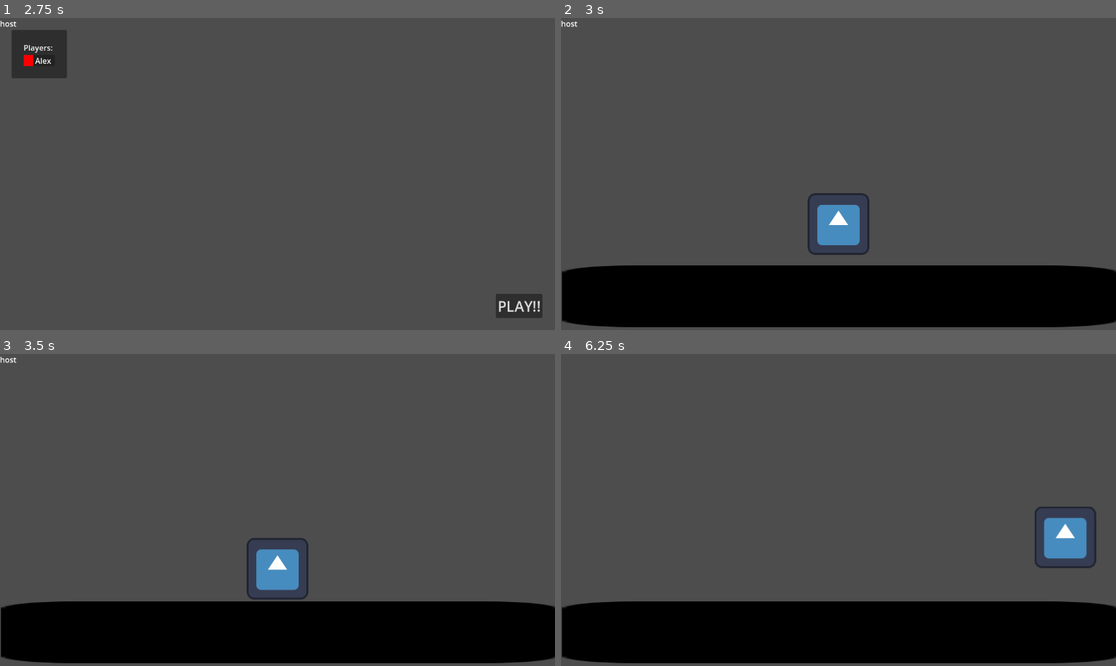
Above: before the commit, frames 1-4 (two rows, left to right).
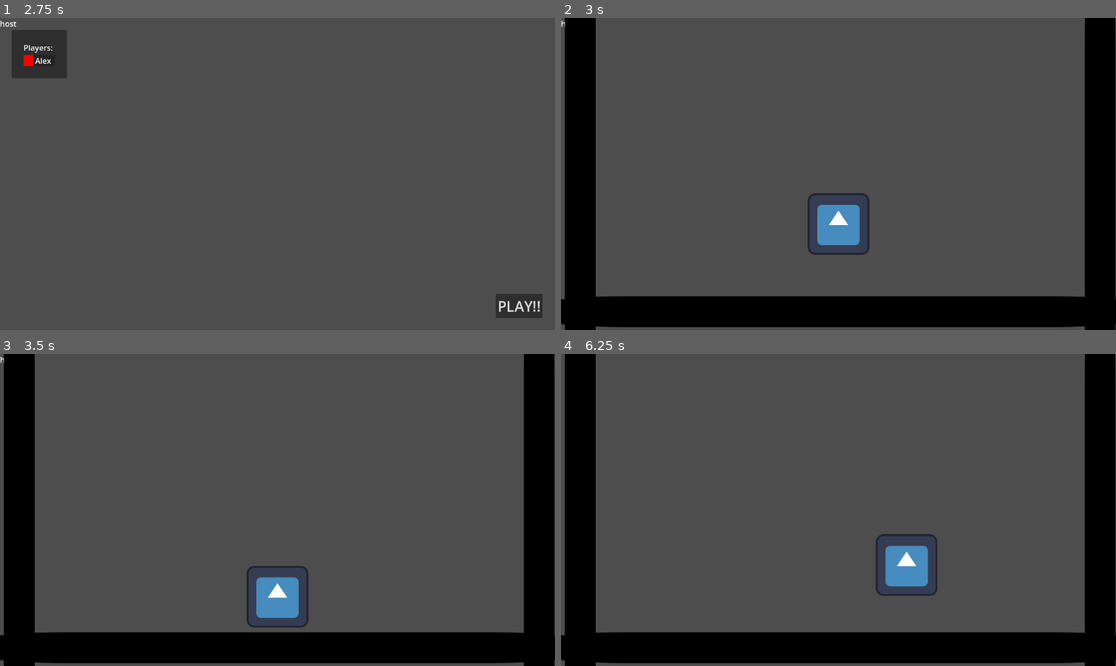
Above: after the commit, the same moments.

Repository: letoro99/CC5409-Taller-Multi
Game: Godot game, scene res://scenes/mainScreen.tscn
The game is run twice, just before and just after one commit, with the same random seed, the same clock (stepped at 60 frames per second) and the same inputs. The engine's default icon, where the game draws it, is replaced by a stand-in: a white triangle on a blue panel in a dark square.
Inputs (mouse positions are in pixels of both pictures, inside the frame that each line leads up to):
- Up to frame 1 (2.75 s): click "PLAY" at 0.5 s; click (277, 158) at 1.27 s; type "Alex" at 1.35 s; click "HOST" at 2 s
- Up to frame 2 (3 s): click "PLAY!!" at 2.75 s
- Up to frame 3 (3.5 s): no input
- Up to frame 4 (6.25 s): hold D (move_right) 3.53-5.03 s; tap W (jump) at 3.77, 4.52, 6.02 s; hold A (move_left) 5.03-5.78 s; hold D (move_right) from 5.78 s (still down)

Frame 1 is identical in both runs. In frame 2, 18% of the frame differs, in the area x 0-100%, y 0-100%; in frame 3, 19%; in frame 4, 21%.
Error before the commit: Cannot call method 'get_unique_id' on a null value. (res://scenes/menus/lobbyScreen.gd:103)
Error after the commit: Cannot call method 'get_unique_id' on a null value. (res://scenes/menus/lobbyScreen.gd:105)

Commit message:
add walls

Diff:
--- a/scenes/game/characters/character.gd
+++ b/scenes/game/characters/character.gd
@@ -3,8 +3,8 @@
 # Constants
 const SPEED = 400.0
 const JUMP_VELOCITY = -400.0
-const ACCELERATION = 30
-const DECELERATION = 5
+const ACCELERATION = 35
+const DECELERATION = 2
 var gravity = ProjectSettings.get_setting("physics/2d/default_gravity")
 
 # Character Variable
--- a/scenes/game/main.tscn
+++ b/scenes/game/main.tscn
@@ -4,22 +4,46 @@
 [ext_resource type="PackedScene" uid="uid://cgmsb2w2b8xoq" path="res://scenes/game/characters/character.tscn" id="2_x0e3i"]
 
 [sub_resource type="RectangleShape2D" id="RectangleShape2D_mv8ea"]
-size = Vector2(1159, 127)
+size = Vector2(1159, 74)
 
 [node name="main" type="Node2D"]
 
+[node name="StaticBody2D3" type="StaticBody2D" parent="."]
+position = Vector2(40, 453)
+rotation = 1.5708
+metadata/_edit_group_ = true
+
+[node name="CollisionShape2D" type="CollisionShape2D" parent="StaticBody2D3"]
+shape = SubResource("RectangleShape2D_mv8ea")
+
+[node name="Sprite2D" type="Sprite2D" parent="StaticBody2D3"]
+modulate = Color(0, 0, 0, 1)
+scale = Vector2(9, 0.5)
+texture = ExtResource("1_rb0hy")
+
 [node name="StaticBody2D" type="StaticBody2D" parent="."]
-position = Vector2(566, 578)
+position = Vector2(576, 610)
 metadata/_edit_group_ = true
 
 [node name="CollisionShape2D" type="CollisionShape2D" parent="StaticBody2D"]
-position = Vector2(12.5, 0.5)
 shape = SubResource("RectangleShape2D_mv8ea")
 
 [node name="Sprite2D" type="Sprite2D" parent="StaticBody2D"]
 modulate = Color(0, 0, 0, 1)
-position = Vector2(14, 0)
-scale = Vector2(9.03125, 1)
+scale = Vector2(9, 0.5)
+texture = ExtResource("1_rb0hy")
+
+[node name="StaticBody2D2" type="StaticBody2D" parent="."]
+position = Vector2(1119, 487)
+rotation = 1.5708
+metadata/_edit_group_ = true
+
+[node name="CollisionShape2D" type="CollisionShape2D" parent="StaticBody2D2"]
+shape = SubResource("RectangleShape2D_mv8ea")
+
+[node name="Sprite2D" type="Sprite2D" parent="StaticBody2D2"]
+modulate = Color(0, 0, 0, 1)
+scale = Vector2(9, 0.5)
 texture = ExtResource("1_rb0hy")
 
 [node name="character" parent="." instance=ExtResource("2_x0e3i")]
--- a/scenes/menus/lobbyScreen.gd
+++ b/scenes/menus/lobbyScreen.gd
@@ -65,6 +65,8 @@
 func _on_peer_connected(id: int) -> void:
 	Debug.print("peer_connected %d" % id)
 	rpc_id(id, "send_info", { "name": user.text , "color_name": color_name.get_picker().color})
+	if multiplayer.is_server():
+		status[id] = false
 
 func _on_peer_disconnected(id: int) -> void:
 	Debug.print("peer_disconnected %d" % id)
@@ -107,7 +109,7 @@
 	var id = multiplayer.get_remote_sender_id()
 	_paint_ready(id)
 	if multiplayer.is_server():
-		status[id] = true
+		status[id] = not status[id]
 		var all_ok = true
 		for ok in status.values():
 			all_ok = all_ok and ok
